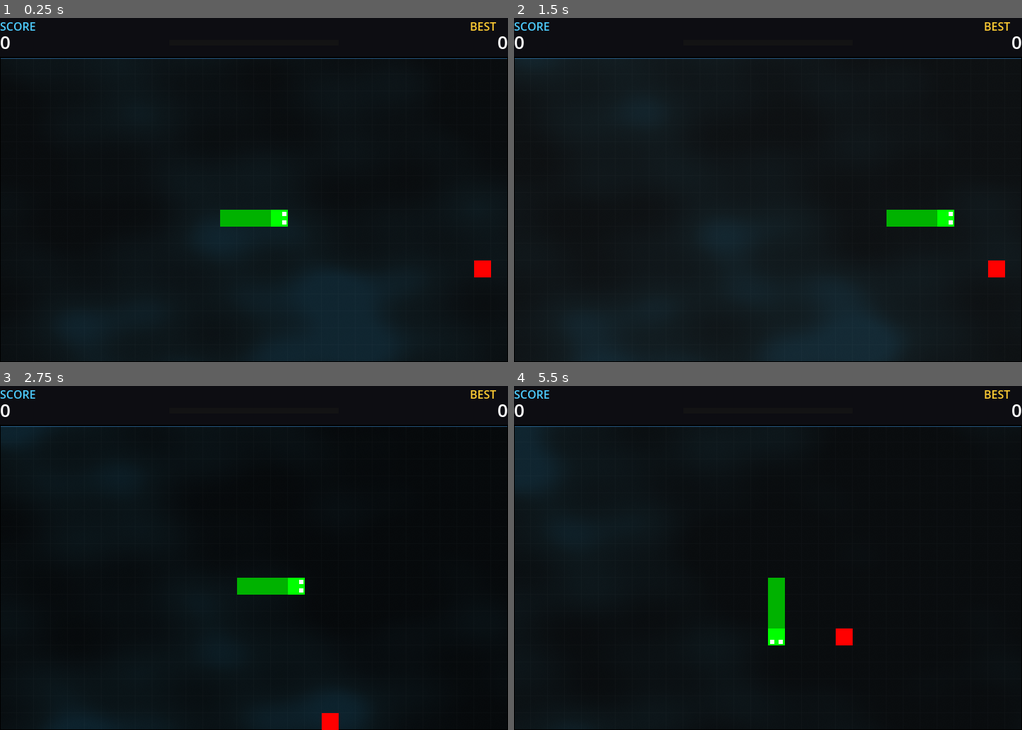
Above: before the commit, frames 1-4 (two rows, left to right).
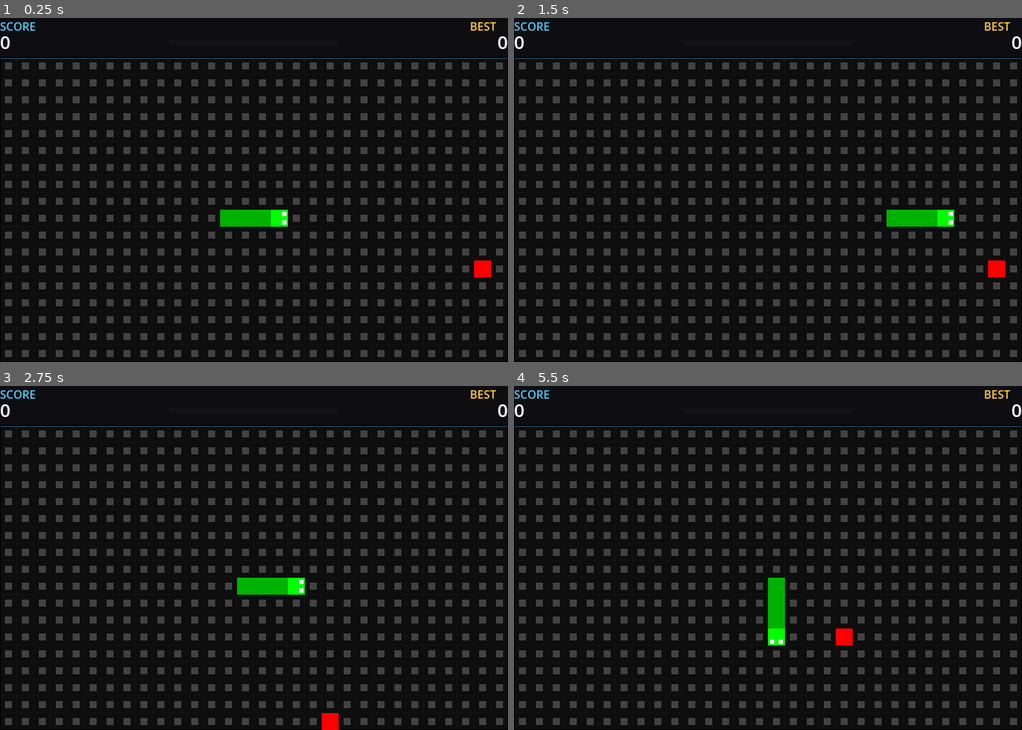
Above: after the commit, the same moments.

Repository: nastex123/snake-godot
Game: Godot game, scene res://Game.tscn
The game is run twice, just before and just after one commit, with the same random seed, the same clock (stepped at 60 frames per second) and the same inputs.
Inputs (mouse positions are in pixels of both pictures, inside the frame that each line leads up to):
- Up to frame 1 (0.25 s): no input
- Up to frame 2 (1.5 s): tap Enter (ui_accept) at 0.5, 0.6, 0.77, 1.07 s; move the mouse to (879, 172) at 0.52 s; hold Right (ui_right) 0.53-1.25 s; click (879, 172) at 0.67 s; drag from (666, 207) to (986, 258) at 1.27 s
- Up to frame 3 (2.75 s): move the mouse to (304, 482) at 2.02 s; hold Right (ui_right) from 2.03 s (still down); hold Ctrl from 2.03 s (still down); tap Enter (ui_accept) at 2.3 s
- Up to frame 4 (5.5 s): release Right (ui_right) at 2.75 s; release Ctrl at 2.75 s; drag from (742, 626) to (803, 578) at 2.77 s; move the mouse to (920, 609) at 3.52 s; hold Left (ui_left) 3.53-4.25 s; tap Alt at 3.6 s; tap Enter (ui_accept) at 3.77, 3.8, 4.07, 5.1 s; drag from (615, 506) to (691, 472) at 4.27 s; tap Space at 5 s; move the mouse to (793, 558) at 5.02 s; hold Down (ui_down) from 5.03 s (still down); click (793, 558) at 5.17 s

The runs differ from the first frame. In frame 1, 21% of the frame differs, in the area x 0-100%, y 12-100%; in frame 2, 22%, in the area x 0-100%, y 11-100%; in frame 3, 17%; in frame 4, 16%.

Commit message:
Fondo funcional

Diff:
--- a/Game.gd
+++ b/Game.gd
@@ -37,6 +37,7 @@
 var streak := 0
 var combo_time := 0.0
 var wave_time := 0.0
+var wave_flash := 0.0
 const WAVE_DURATION := 0.6
 
 var head_visual
@@ -56,6 +57,7 @@
 
 	reset_game()
 	bg_shader.material.set("shader_parameter/streak_level", 0)
+	bg_shader.material.set("shader_parameter/wave_flash", 0.0)
 
 func _process(delta: float) -> void:
 	if game_over:
@@ -75,6 +77,10 @@
 		wave_time = max(0.0, wave_time - delta)
 		if wave_time > 0:
 			bg_shader.material.set("shader_parameter/wave_time", wave_time)
+
+	if wave_flash > 0:
+		wave_flash = max(0.0, wave_flash - delta)
+		bg_shader.material.set("shader_parameter/wave_flash", wave_flash)
 
 func update_combo(delta: float) -> void:
 	if combo_time > 0:
@@ -137,6 +143,9 @@
 			float(food_pos.x) / GRID_WIDTH,
 			float(food_pos.y) / GRID_HEIGHT
 		))
+		if streak == 5:
+			wave_flash = 0.15
+			bg_shader.material.set("shader_parameter/wave_flash", wave_flash)
 		spawn_food()
 	else:
 		snake.pop_back()
@@ -227,7 +236,9 @@
 	streak = 0
 	combo_time = 0.0
 	wave_time = 0.0
+	wave_flash = 0.0
 	bg_shader.material.set("shader_parameter/wave_time", 0.0)
+	bg_shader.material.set("shader_parameter/wave_flash", 0.0)
 	game_over_label.visible = false
 	restart_label.visible = false
 	score_value_label.text = "0"
--- a/Game.tscn
+++ b/Game.tscn
@@ -11,15 +11,11 @@
 
 [sub_resource type="ShaderMaterial" id="ShaderMaterial_48a72"]
 shader = ExtResource("10_sh")
-shader_parameter/breath_speed = 1.0
-shader_parameter/breath_amount = 0.06
-shader_parameter/flow_speed = 1.0
-shader_parameter/flow_strength = 0.12
 shader_parameter/streak_level = 0
 shader_parameter/wave_center = Vector2(0.5, 0.5)
 shader_parameter/wave_time = 0.0
+shader_parameter/wave_flash = 0.0
 shader_parameter/wave_duration = 0.6
-shader_parameter/wave_strength = 0.3
 
 [sub_resource type="RectangleShape2D" id="RectangleShape2D_s6t5r"]
 
--- a/grid_background.gdshader
+++ b/grid_background.gdshader
@@ -1,110 +1,67 @@
 shader_type canvas_item;
 
-uniform float breath_speed = 1.0;
-uniform float breath_amount = 0.06;
-uniform float flow_speed = 1.0;
-uniform float flow_strength = 0.12;
 uniform int streak_level = 0;
 uniform vec2 wave_center = vec2(0.5);
 uniform float wave_time = 0.0;
+uniform float wave_flash = 0.0;
 uniform float wave_duration = 0.6;
-uniform float wave_strength = 0.3;
 
 void fragment() {
 	vec2 uv = UV;
 
-	float str_spd = 1.0;
-	float str_int = 1.0;
-	float str_con = 1.0;
-	if (streak_level >= 2) { str_spd = 1.10; }
-	if (streak_level >= 3) { str_spd = 1.25; }
-	if (streak_level >= 4) { str_con = 1.05; str_spd = 1.35; }
-	if (streak_level >= 5) { str_int = 1.25; str_spd = 1.50; }
+	vec2 cell_uv = uv * vec2(30.0, 18.0);
+	vec2 cell_id = floor(cell_uv);
+	vec2 cell = fract(cell_uv) - 0.5;
 
-	vec2 flow_uv = uv;
-	if (wave_time > 0.0) {
-		float t = wave_time / wave_duration;
-		if (t < 1.0) {
-			float dist = distance(uv, wave_center);
-			float radius = t * 0.8;
-			float ripple = sin((dist - radius) * 80.0 * (1.0 - t * 0.5)) * (1.0 - t) * 0.04 * wave_strength;
-			vec2 dir = normalize(uv - wave_center);
-			if (dist < 0.001) { dir = vec2(0.0); }
-			flow_uv += dir * ripple * str_int;
-		}
-	}
-
-	float flow = 0.0;
-
-	{
-		float a = 0.5;
-		vec2 p;
-		p.x = flow_uv.x * cos(a) - flow_uv.y * sin(a);
-		p.y = flow_uv.x * sin(a) + flow_uv.y * cos(a);
-		p *= 2.0;
-		flow += sin(p.x * 1.8 + p.y * 0.6 + TIME * 0.35 * flow_speed * str_spd) * 0.40;
-		flow += sin(p.x * 0.4 - p.y * 2.2 + TIME * 0.28 * flow_speed * str_spd) * 0.30;
-	}
-
-	{
-		float a = 1.2;
-		vec2 p;
-		p.x = flow_uv.x * cos(a) - flow_uv.y * sin(a);
-		p.y = flow_uv.x * sin(a) + flow_uv.y * cos(a);
-		p *= 4.5;
-		flow += sin(p.x * 2.5 + p.y * 1.8 + TIME * 0.45 * flow_speed * str_spd) * 0.20;
-		flow += sin(p.x * 1.0 - p.y * 3.5 + TIME * 0.32 * flow_speed * str_spd) * 0.15;
-	}
-
-	{
-		float a = -0.8;
-		vec2 p;
-		p.x = flow_uv.x * cos(a) - flow_uv.y * sin(a);
-		p.y = flow_uv.x * sin(a) + flow_uv.y * cos(a);
-		p *= 8.0;
-		flow += sin(p.x * 3.2 + p.y * 2.0 + TIME * 0.55 * flow_speed * str_spd) * 0.10;
-		flow += sin(p.x * 2.0 - p.y * 4.0 + TIME * 0.40 * flow_speed * str_spd) * 0.08;
-	}
-
-	flow = flow * 0.5 + 0.5;
-
-	vec3 dark = vec3(0.020, 0.035, 0.045);
-	vec3 mid = vec3(0.030, 0.060, 0.075);
-	vec3 light = vec3(0.040, 0.090, 0.110);
-	vec3 highlight = vec3(0.050, 0.150, 0.200);
-
-	vec3 fluid_color = mix(dark, mid, smoothstep(0.3, 0.6, flow));
-	fluid_color = mix(fluid_color, light, smoothstep(0.5, 0.8, flow));
-	fluid_color = mix(fluid_color, highlight, smoothstep(0.7, 0.95, flow));
-
-	float shimmer = sin(flow_uv.x * 10.0 + flow_uv.y * 7.0 + TIME * 0.5) * 0.5 + 0.5;
-	fluid_color += vec3(0.015, 0.030, 0.040) * shimmer * flow * flow_strength * str_int;
-
-	if (streak_level >= 4) {
-		vec3 warm = vec3(0.3, 0.1, 0.0);
-		float warm_mix = float(streak_level - 3) * 0.08;
-		fluid_color = mix(fluid_color, fluid_color + warm * 0.5, warm_mix);
-	}
-	if (streak_level >= 5) {
-		vec3 purple = vec3(0.15, 0.0, 0.25);
-		fluid_color = mix(fluid_color, fluid_color + purple * 0.3, 0.15);
-	}
-
-	float breath = sin(TIME * breath_speed * str_spd * 1.2) * breath_amount * str_int;
-	fluid_color += breath * 0.5;
-
-	fluid_color = mix(fluid_color, fluid_color * str_con, 0.2);
+	float radius = 0.22;
+	float wave_glow = 0.0;
+	float deform = 0.0;
 
 	if (wave_time > 0.0) {
 		float t = wave_time / wave_duration;
 		if (t < 1.0) {
-			float dist = distance(uv, wave_center);
-			float radius = t * 0.8;
-			float ring = (1.0 - t) * exp(-abs(dist - radius) * 25.0);
-			ring *= wave_strength * str_int;
-			fluid_color += vec3(0.08, 0.15, 0.20) * ring;
+			vec2 tile_uv = uv * vec2(30.0, 18.0);
+			vec2 tile_center = wave_center * vec2(30.0, 18.0);
+			float tile_dist = max(abs(tile_uv.x - tile_center.x), abs(tile_uv.y - tile_center.y));
+			float speed = 0.3 + float(streak_level) * 0.1;
+			float max_dist = 48.0;
+			float d_radius = t * max_dist * speed;
+			float thickness = 0.5 + float(streak_level) * 0.3;
+
+			float ring = step(d_radius - thickness, tile_dist) - step(d_radius, tile_dist);
+
+			if (streak_level >= 3) {
+				float t2 = (wave_time - 0.15) / wave_duration;
+				if (t2 > 0.0 && t2 < 1.0) {
+					float r2 = t2 * max_dist * speed;
+					float ring2 = step(r2 - thickness * 0.7, tile_dist) - step(r2, tile_dist);
+					ring = max(ring, ring2);
+				}
+			}
+
+			wave_glow = ring * (1.0 - t);
+			deform = ring * (1.0 - t) * 0.4;
+			if (streak_level >= 4) deform += 0.12 * ring;
 		}
 	}
 
-	COLOR = vec4(fluid_color, 1.0);
+	radius += deform;
+
+	float dot = 1.0 - smoothstep(radius - 0.02, radius, max(abs(cell.x), abs(cell.y)));
+
+	vec3 bg = vec3(0.05);
+	vec3 color = vec3(0.25);
+
+	float brightness = (0.12 + float(streak_level) * 0.1) * wave_glow;
+	color += vec3(brightness);
+	bg += vec3(brightness * 0.08);
+
+	vec3 final_color = bg + dot * color;
+
+	if (wave_flash > 0.0) {
+		float flash = (wave_flash / 0.15) * 0.5;
+		final_color += vec3(flash);
+	}
+
+	COLOR = vec4(final_color, 1.0);
 }
